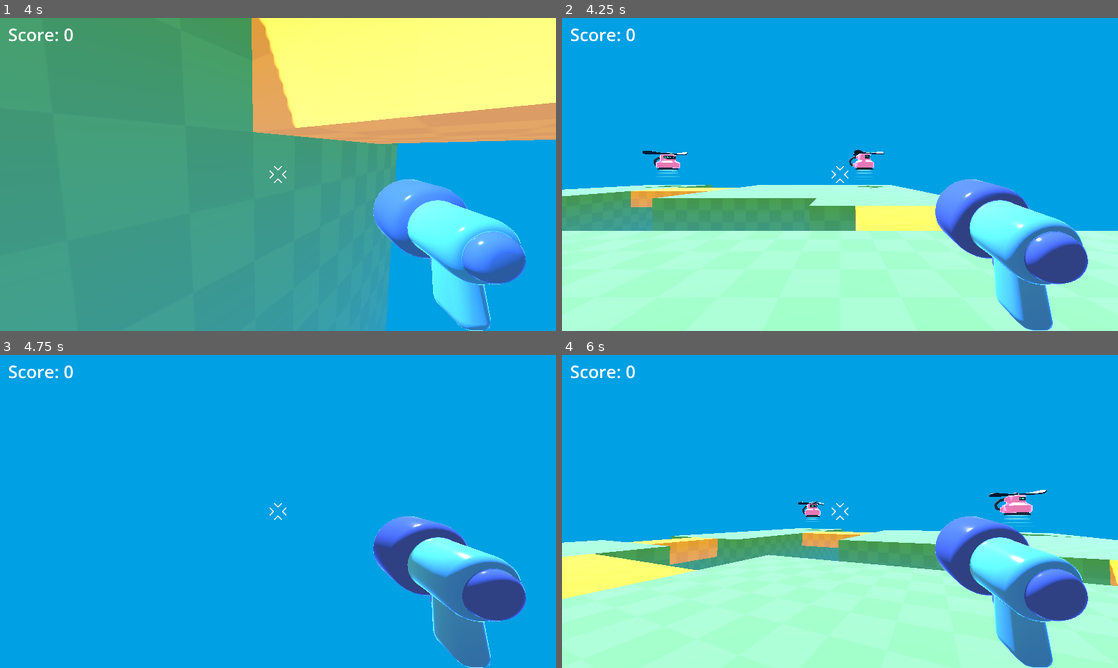
Above: before the commit, frames 1-4 (two rows, left to right).
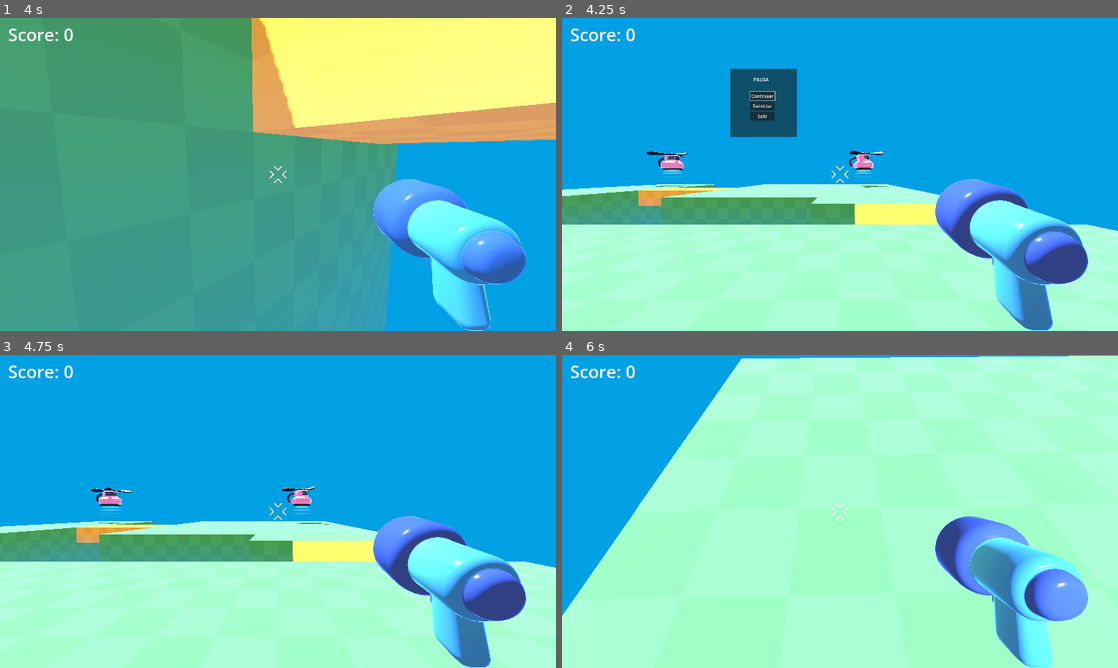
Above: after the commit, the same moments.

Repository: darioHer/final-electiva3
Game: Godot game, scene res://lessons_reference/video_16/game.tscn
The game is run twice, just before and just after one commit, with the same random seed, the same clock (stepped at 60 frames per second) and the same inputs.
Inputs (mouse positions are in pixels of both pictures, inside the frame that each line leads up to):
- Up to frame 1 (4 s): move the mouse to (305, 174) at 0.52 s; press the mouse at (305, 174) at 0.53 s; hold W (move_forward) from 0.53 s (still down); tap Space (jump) at 0.77, 1.52, 3.02, 3.77 s; move the mouse to (250, 174) at 1.27 s; release the mouse at (250, 174) at 1.28 s; click (250, 174) at 1.35 s; move the mouse to (289, 168) at 2.02 s; press the mouse at (289, 168) at 2.03 s; move the mouse to (272, 180) at 2.77 s; release the mouse at (272, 180) at 2.78 s; click (272, 180) at 2.85 s; move the mouse to (316, 177) at 3.52 s; press the mouse at (316, 177) at 3.53 s
- Up to frame 2 (4.25 s): keep holding W (move_forward); tap Escape (ui_cancel) at 4.15 s
- Up to frame 3 (4.75 s): release W (move_forward) at 4.25 s; release the mouse at (316, 514) at 4.25 s; click (200, 433) at 4.25 s, where only the run after the commit has a clickable "Continuar"
- Up to frame 4 (6 s): move the mouse to (673, 464) at 5.02 s; hold A (move_left) 5.03-5.78 s; click (673, 464) at 5.1 s; tap Space (jump) at 5.27 s; move the mouse to (867, 511) at 5.77 s; press the mouse at (867, 511) at 5.78 s; hold S (move_back) from 5.78 s (still down)

Frame 1 is identical in both runs. In frame 2, 5.0% of the frame differs, in the area x 0-100%, y 16-68%; in frame 3, 41%; in frame 4, 58%, in the area x 0-100%, y 0-100%.

Commit message:
Menu de evolucion  y menu de pausa

Diff:
--- a/lessons_reference/video_16/game.gd
+++ b/lessons_reference/video_16/game.gd
@@ -3,25 +3,95 @@
 var player_score = 0
 
 @onready var label := %Label
+@onready var player := get_node_or_null("Player")
 
+const LEVEL_UP_MENU = preload("res://ui/level_up_menu.tscn")
+const PAUSE_MENU = preload("res://ui/PauseMenu.tscn")
+
+var pause_menu_open := false
+var level_menu_open := false
+
+func _ready():
+	update_hud()
+
+	if player:
+		if not player.leveled_up.is_connected(_on_player_leveled_up):
+			player.leveled_up.connect(_on_player_leveled_up)
+	else:
+		push_error("❌ No se encontró nodo Player dentro de Game")
 
 func increase_score():
 	player_score += 1
-	label.text = "Score: " + str(player_score)
+	update_hud()
 
+func update_hud():
+	label.text = "Score: %s" % str(player_score)
 
 func _on_kill_plane_body_entered(_body):
-
 	get_tree().reload_current_scene.call_deferred()
-
 
 func _on_mob_spawner_3d_mob_spawned(mob):
 	mob.died.connect(func():
 		increase_score()
 		do_poof(mob.global_position)
+		if player:
+			player.add_xp(1)
 	)
-	do_poof(mob.global_position)
 
+func _on_player_leveled_up(_level: int):
+	if level_menu_open:
+		return
+
+	level_menu_open = true
+	get_tree().paused = true
+
+	var menu = LEVEL_UP_MENU.instantiate()
+	menu.process_mode = Node.PROCESS_MODE_ALWAYS
+	Input.set_mouse_mode(Input.MOUSE_MODE_VISIBLE)
+
+	menu.set_player(player)
+	add_child(menu)
+
+	menu.tree_exited.connect(func():
+		level_menu_open = false
+	)
+
+func _unhandled_input(event):
+	if event.is_action_pressed("ui_cancel"):
+		if level_menu_open:
+			return
+
+		if pause_menu_open:
+			_close_pause_menu()
+		else:
+			_open_pause_menu()
+
+func _open_pause_menu():
+	if pause_menu_open:
+		return
+
+	pause_menu_open = true
+	get_tree().paused = true
+
+	var menu = PAUSE_MENU.instantiate()
+	menu.name = "PauseMenu"
+	menu.process_mode = Node.PROCESS_MODE_ALWAYS
+	add_child(menu)
+
+	Input.set_mouse_mode(Input.MOUSE_MODE_VISIBLE)
+
+	menu.tree_exited.connect(func():
+		pause_menu_open = false
+	)
+
+func _close_pause_menu():
+	var menu = get_node_or_null("PauseMenu")
+	if menu:
+		menu.queue_free()
+
+	get_tree().paused = false
+	Input.set_mouse_mode(Input.MOUSE_MODE_CAPTURED)
+	pause_menu_open = false
 
 func do_poof(mob_position):
 	const SMOKE_PUFF = preload("res://mob/smoke_puff/smoke_puff.tscn")
--- a/lessons_reference/video_16/player/player.gd
+++ b/lessons_reference/video_16/player/player.gd
@@ -1,46 +1,52 @@
 extends CharacterBody3D
 
-const SPEED := 5.5
+signal leveled_up(level: int)
+
 const BULLET_3D := preload("bullet_3d.tscn")
 
+@export var move_speed: float = 5.5
 @export var auto_fire_enabled: bool = true
 @export var shoot_distance: float = 50.0
-@onready var aim_ray: RayCast3D = $Camera3D/AimRay
 
+# --- XP / NIVEL ---
+var xp: int = 0
+var level: int = 1
+var xp_to_next: int = 5
+
+@onready var cam := get_node_or_null("Camera3D")
+@onready var aim_ray := get_node_or_null("Camera3D/AimRay")
+@onready var marker := get_node_or_null("Camera3D/Marker3D")
+@onready var shot_timer := get_node_or_null("Timer")
+@onready var shoot_audio := get_node_or_null("AudioStreamPlayer")
 
 func _ready():
 	Input.set_mouse_mode(Input.MOUSE_MODE_CAPTURED)
 
-	# Configuración del RayCast (AimRay)
-	$Camera3D/AimRay.enabled = true
-	$Camera3D/AimRay.target_position = Vector3(0, 0, -shoot_distance)
-
+	# Config del AimRay
+	if aim_ray:
+		aim_ray.enabled = true
+		aim_ray.target_position = Vector3(0, 0, -shoot_distance)
+	else:
+		push_error(" No se encontró AimRay en Camera3D/AimRay")
 
 func _unhandled_input(event):
-	if event is InputEventMouseMotion:
+	if event is InputEventMouseMotion and cam:
 		rotation_degrees.y -= event.relative.x * 0.5
-		$Camera3D.rotation_degrees.x -= event.relative.y * 0.2
-		$Camera3D.rotation_degrees.x = clamp(
-			$Camera3D.rotation_degrees.x, -60.0, 60.0
-		)
+		cam.rotation_degrees.x -= event.relative.y * 0.2
+		cam.rotation_degrees.x = clamp(cam.rotation_degrees.x, -60.0, 60.0)
 	elif event.is_action_pressed("ui_cancel"):
 		Input.set_mouse_mode(Input.MOUSE_MODE_VISIBLE)
 
-
 func _physics_process(delta):
 	# --- Movimiento ---
-	var input_direction_2D = Input.get_vector(
-		"move_left", "move_right", "move_forward", "move_back"
-	)
-	var input_direction_3D = Vector3(
-		input_direction_2D.x, 0, input_direction_2D.y
-	)
-	var direction = transform.basis * input_direction_3D
+	var input_dir_2d = Input.get_vector("move_left", "move_right", "move_forward", "move_back")
+	var input_dir_3d = Vector3(input_dir_2d.x, 0, input_dir_2d.y)
+	var dir = transform.basis * input_dir_3d
 
-	velocity.x = direction.x * SPEED
-	velocity.z = direction.z * SPEED
+	velocity.x = dir.x * move_speed
+	velocity.z = dir.z * move_speed
 
-	# --- Gravedad / salto ---
+	# --- gravedad / salto ---
 	velocity.y -= 20.0 * delta
 	if Input.is_action_just_pressed("jump") and is_on_floor():
 		velocity.y = 10.0
@@ -49,41 +55,67 @@
 
 	move_and_slide()
 
-	# --- DISPARO AUTOMÁTICO SOLO SI HAY MOB EN LA MIRA ---
-	if auto_fire_enabled and $Timer.is_stopped():
+	# --- Disparo automático (solo si hay mob en la mira) ---
+	if auto_fire_enabled and shot_timer and shot_timer.is_stopped():
 		if is_mob_in_crosshair():
 			shoot_bullet()
 
-
 func is_mob_in_crosshair() -> bool:
-	var ray := $Camera3D/AimRay
-	ray.force_raycast_update()
-
-	if not ray.is_colliding():
+	if aim_ray == null:
 		return false
 
-	var collider = ray.get_collider()
+	aim_ray.target_position = Vector3(0, 0, -shoot_distance)
+	aim_ray.force_raycast_update()
+
+	if not aim_ray.is_colliding():
+		return false
+
+	var collider = aim_ray.get_collider()
 	if collider == null:
 		return false
 
-	# Caso 1: el collider es el Mob directamente
+	# Mob si tiene take_damage (o su padre)
 	if collider.has_method("take_damage"):
 		return true
-
-	# Caso 2: el collider es un hijo (CollisionShape3D)
-	var parent = collider.get_parent()
-	if parent != null and parent.has_method("take_damage"):
-		return true
-
-	return false
-
+	var p = collider.get_parent()
+	return p != null and p.has_method("take_damage")
 
 func shoot_bullet():
-	var new_bullet = BULLET_3D.instantiate()
+	if marker == null:
+		return
 
-	# Marker3D está dentro de Camera3D
-	$Camera3D/Marker3D.add_child(new_bullet)
-	new_bullet.global_transform = $Camera3D/Marker3D.global_transform
+	var bullet = BULLET_3D.instantiate()
+	marker.add_child(bullet)
+	bullet.global_transform = marker.global_transform
 
-	$Timer.start()
-	$AudioStreamPlayer.play()
+	if shot_timer:
+		shot_timer.start()
+	if shoot_audio:
+		shoot_audio.play()
+
+# -----------------------
+# XP / LEVEL SYSTEM
+# -----------------------
+func add_xp(amount: int) -> void:
+	xp += amount
+
+	while xp >= xp_to_next:
+		xp -= xp_to_next
+		level += 1
+		xp_to_next = int(ceil(float(xp_to_next) * 1.6))
+		print("Subiste a nivel:", level, " | siguiente:", xp_to_next)
+		emit_signal("leveled_up", level)
+
+# -----------------------
+# UPGRADES (para el menú)
+# -----------------------
+func upgrade_fire_rate() -> void:
+	if shot_timer:
+		shot_timer.wait_time = max(0.05, shot_timer.wait_time * 0.85)
+		print("FireRate upgrade. Nuevo wait_time:", shot_timer.wait_time)
+
+func upgrade_range() -> void:
+	shoot_distance = min(150.0, shoot_distance + 15.0)
+	if aim_ray:
+		aim_ray.target_position = Vector3(0, 0, -shoot_distance)
+	print(" Range upgrade. Nuevo rango:", shoot_distance)
--- /dev/null
+++ b/ui/PauseMenu.tscn
@@ -0,0 +1,37 @@
+[gd_scene load_steps=2 format=3 uid="uid://bv52oaewrgjus"]
+
+[ext_resource type="Script" uid="uid://7ofy5s76l0df" path="res://ui/pause_menu.gd" id="1_c7v6e"]
+
+[node name="PauseMenu" type="CanvasLayer"]
+script = ExtResource("1_c7v6e")
+
+[node name="Panel" type="Panel" parent="."]
+offset_left = 581.0
+offset_top = 175.0
+offset_right = 812.0
+offset_bottom = 412.0
+
+[node name="VBoxContainer" type="VBoxContainer" parent="Panel"]
+layout_mode = 0
+offset_left = 69.0
+offset_top = 26.0
+offset_right = 155.0
+offset_bottom = 154.0
+
+[node name="Label" type="Label" parent="Panel/VBoxContainer"]
+layout_mode = 2
+text = "   PAUSA
+"
+
+[node name="BtnResume" type="Button" parent="Panel/VBoxContainer"]
+layout_mode = 2
+text = "Continuar"
+
+[node name="BtnRestart" type="Button" parent="Panel/VBoxContainer"]
+layout_mode = 2
+text = "Reiniciar"
+
+[node name="BtnQuit" type="Button" parent="Panel/VBoxContainer"]
+layout_mode = 2
+text = "Salir
+"
--- /dev/null
+++ b/ui/level_up_menu.gd
@@ -0,0 +1,62 @@
+extends CanvasLayer
+
+var player_ref: Node = null
+
+func set_player(p: Node) -> void:
+	player_ref = p
+	print("✅ Menu recibió player:", player_ref)
+
+func _ready() -> void:
+	# ✅ Asegura que procese aun en pausa
+	process_mode = Node.PROCESS_MODE_ALWAYS
+
+	# ✅ Mouse visible
+	Input.set_mouse_mode(Input.MOUSE_MODE_VISIBLE)
+
+	# ✅ Evita que el click “pase” al juego (captura el mouse)
+	$Panel.mouse_filter = Control.MOUSE_FILTER_STOP
+	$Panel/VBoxContainer.mouse_filter = Control.MOUSE_FILTER_STOP
+	$Panel/VBoxContainer/BtnFireRate.mouse_filter = Control.MOUSE_FILTER_STOP
+	$Panel/VBoxContainer/BtnRange.mouse_filter = Control.MOUSE_FILTER_STOP
+	$Panel/VBoxContainer/BtnClose.mouse_filter = Control.MOUSE_FILTER_STOP
+
+	# ✅ Conexiones
+	$Panel/VBoxContainer/BtnFireRate.pressed.connect(_on_fire_rate)
+	$Panel/VBoxContainer/BtnRange.pressed.connect(_on_range)
+	$Panel/VBoxContainer/BtnClose.pressed.connect(_on_close)
+
+	# ✅ Foco por teclado también
+	$Panel/VBoxContainer/BtnFireRate.grab_focus()
+
+	print("✅ Menu listo. paused=", get_tree().paused)
+
+func _on_fire_rate() -> void:
+	print("🟦 Click FireRate")
+	if player_ref == null:
+		print("❌ player_ref es null")
+		return
+	if not player_ref.has_method("upgrade_fire_rate"):
+		print("❌ Player NO tiene upgrade_fire_rate()")
+		return
+	player_ref.upgrade_fire_rate()
+	_close_menu()
+
+func _on_range() -> void:
+	print("🟩 Click Range")
+	if player_ref == null:
+		print("❌ player_ref es null")
+		return
+	if not player_ref.has_method("upgrade_range"):
+		print("❌ Player NO tiene upgrade_range()")
+		return
+	player_ref.upgrade_range()
+	_close_menu()
+
+func _on_close() -> void:
+	print("⬜ Click Close")
+	_close_menu()
+
+func _close_menu() -> void:
+	Input.set_mouse_mode(Input.MOUSE_MODE_CAPTURED)
+	get_tree().paused = false
+	queue_free()
--- /dev/null
+++ b/ui/level_up_menu.tscn
@@ -0,0 +1,40 @@
+[gd_scene load_steps=2 format=3 uid="uid://dbogrv7e728q0"]
+
+[ext_resource type="Script" uid="uid://deb434eblcx0a" path="res://ui/level_up_menu.gd" id="1_dubad"]
+
+[node name="CanvasLayer" type="CanvasLayer"]
+script = ExtResource("1_dubad")
+
+[node name="Panel" type="Panel" parent="."]
+clip_contents = true
+offset_left = 598.0
+offset_top = 261.0
+offset_right = 864.0
+offset_bottom = 502.0
+
+[node name="VBoxContainer" type="VBoxContainer" parent="Panel"]
+layout_mode = 0
+offset_left = 52.0
+offset_top = 24.0
+offset_right = 217.0
+offset_bottom = 125.0
+
+[node name="Label" type="Label" parent="Panel/VBoxContainer"]
+layout_mode = 2
+size_flags_horizontal = 4
+size_flags_vertical = 1
+text = "¡Subiste de nivel!
+
+Elige una mejora"
+
+[node name="BtnFireRate" type="Button" parent="Panel/VBoxContainer"]
+layout_mode = 2
+text = "Cadencia de disparo"
+
+[node name="BtnRange" type="Button" parent="Panel/VBoxContainer"]
+layout_mode = 2
+text = "Rango de detección"
+
+[node name="BtnClose" type="Button" parent="Panel/VBoxContainer"]
+layout_mode = 2
+text = "Continuar"
--- /dev/null
+++ b/ui/pause_menu.gd
@@ -0,0 +1,44 @@
+extends CanvasLayer
+
+func _ready() -> void:
+	# ✅ Igual que LevelUpMenu: procesar aunque el juego esté en pausa
+	process_mode = Node.PROCESS_MODE_ALWAYS
+
+	# ✅ Igual que LevelUpMenu: mouse visible para poder hacer clic
+	Input.set_mouse_mode(Input.MOUSE_MODE_VISIBLE)
+
+	# ✅ Igual que LevelUpMenu: evita que el click atraviese la UI
+	$Panel.mouse_filter = Control.MOUSE_FILTER_STOP
+	$Panel/VBoxContainer.mouse_filter = Control.MOUSE_FILTER_STOP
+	$Panel/VBoxContainer/BtnResume.mouse_filter = Control.MOUSE_FILTER_STOP
+	$Panel/VBoxContainer/BtnRestart.mouse_filter = Control.MOUSE_FILTER_STOP
+	$Panel/VBoxContainer/BtnQuit.mouse_filter = Control.MOUSE_FILTER_STOP
+
+	# ✅ Conexiones (igual que LevelUpMenu)
+	$Panel/VBoxContainer/BtnResume.pressed.connect(_on_resume)
+	$Panel/VBoxContainer/BtnRestart.pressed.connect(_on_restart)
+	$Panel/VBoxContainer/BtnQuit.pressed.connect(_on_quit)
+
+	# ✅ Foco inicial
+	$Panel/VBoxContainer/BtnResume.grab_focus()
+
+	print("✅ PauseMenu listo. paused=", get_tree().paused)
+
+func _on_resume() -> void:
+	print("▶ Resume")
+	_close_pause()
+
+func _on_restart() -> void:
+	print("🔁 Restart")
+	get_tree().paused = false
+	Input.set_mouse_mode(Input.MOUSE_MODE_CAPTURED)
+	get_tree().reload_current_scene.call_deferred()
+
+func _on_quit() -> void:
+	print("❌ Quit")
+	get_tree().quit()
+
+func _close_pause() -> void:
+	Input.set_mouse_mode(Input.MOUSE_MODE_CAPTURED)
+	get_tree().paused = false
+	queue_free()
Not shown, added: ui/level_up_menu.gd.uid
Not shown, added: ui/pause_menu.gd.uid
